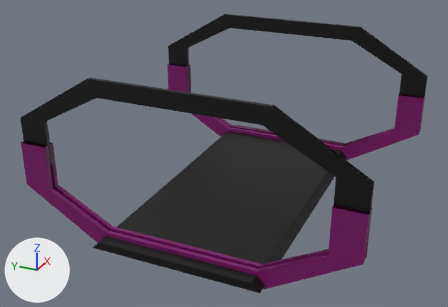
The Blender file assets/starter/starter.blend as it was, and as the next commit left it.
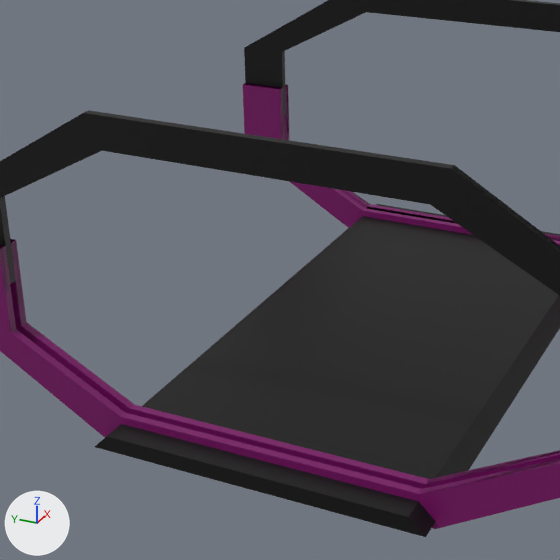
Old and new are each drawn whole from a 50 mm camera at (-13.98, -5.77, 7.84) aimed at (-0.47, 0.31, 1.09) and again close up on the part from 10% to 73% of the width and 7% to 99% of the height. The axes (+X, +Y, +Z) are drawn at lower left. The lights are the same throughout. The last two pictures show the newer version.

The first close-up shows 'Delimiter1', 'Delimiter2', 'Delimiter3', 'Delimiter4', 'Platform', 'TopBow1', 'TopBow1.001'.
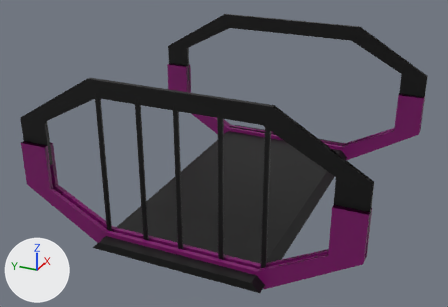
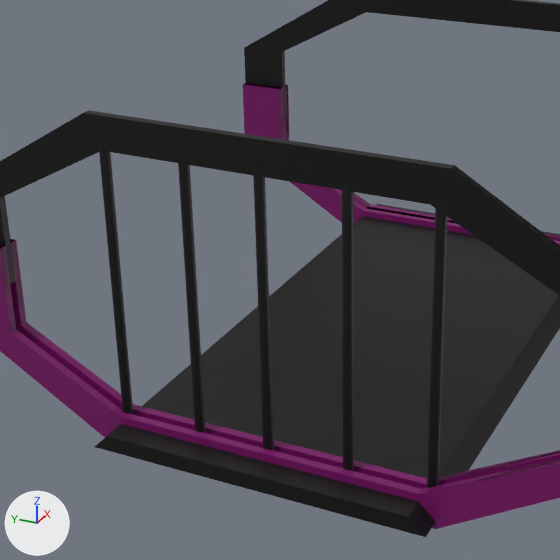
Commit message: minor starter changes

Changed parts and their boxes (x1, y1, x2, y2) in the close-ups (560 x 560 px):
'Cylinder.003', added (black)
    after: (427, 196, 448, 488)
'Cylinder.001', added (black)
    after: (342, 181, 354, 471)
'Cylinder', added (black)
    after: (253, 167, 274, 451)
'Cylinder.002', added (black)
    after: (178, 154, 206, 433)
'Cylinder.004', added (black)
    after: (99, 142, 133, 414)

Patch to the scene script:
```diff
--- a/assets/starter/starter.blend.py
+++ b/assets/starter/starter.blend.py
@@ me_cylinder_004 @@
+me_cylinder_004.from_pydata(...)  # a 32-sided cylinder along z spanning x -1.0..1.0, y -1.0..1.0, z -1.0..2.6
+me_cylinder_004.polygons.foreach_set('use_smooth', [True] * 34)
+me_cylinder_004.materials.append(mat_black)  # black #000000
@@ ob_cylinder_004 @@
+ob_cylinder_004 = bpy.data.objects.new('Cylinder.004', me_cylinder_004)
+ob_cylinder_004.location = (-3.55, 1.9, 0.9)
+ob_cylinder_004.scale = (-0.06, -0.06, 1.0)
@@ ob_cylinder_003 @@
+ob_cylinder_003 = bpy.data.objects.new('Cylinder.003', me_cylinder_004.copy())
+ob_cylinder_003.location = (-3.55, -2.0, 0.9)
+ob_cylinder_003.scale = (-0.06, -0.06, 1.0)
@@ ob_cylinder_002 @@
+ob_cylinder_002 = bpy.data.objects.new('Cylinder.002', me_cylinder_004.copy())
+ob_cylinder_002.location = (-3.55, 0.9, 0.9)
+ob_cylinder_002.scale = (-0.06, -0.06, 1.0)
@@ ob_cylinder_001 @@
+ob_cylinder_001 = bpy.data.objects.new('Cylinder.001', me_cylinder_004.copy())
+ob_cylinder_001.location = (-3.55, -1.0, 0.9)
+ob_cylinder_001.scale = (-0.06, -0.06, 1.0)
@@ ob_cylinder @@
+ob_cylinder = bpy.data.objects.new('Cylinder', me_cylinder_004.copy())
+ob_cylinder.location = (-3.55, 0.0, 0.9)
+ob_cylinder.scale = (-0.06, -0.06, 1.0)
```
